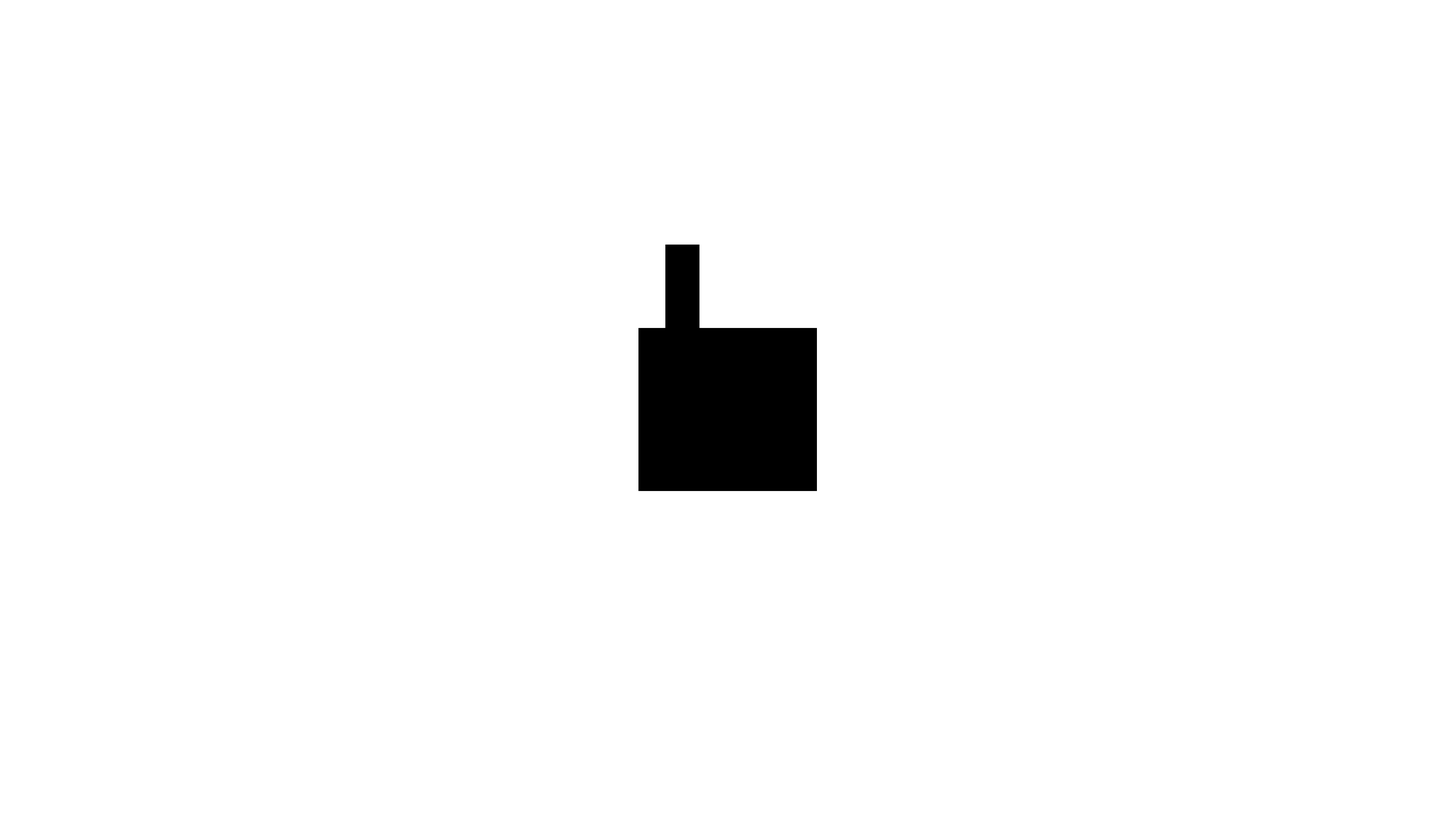
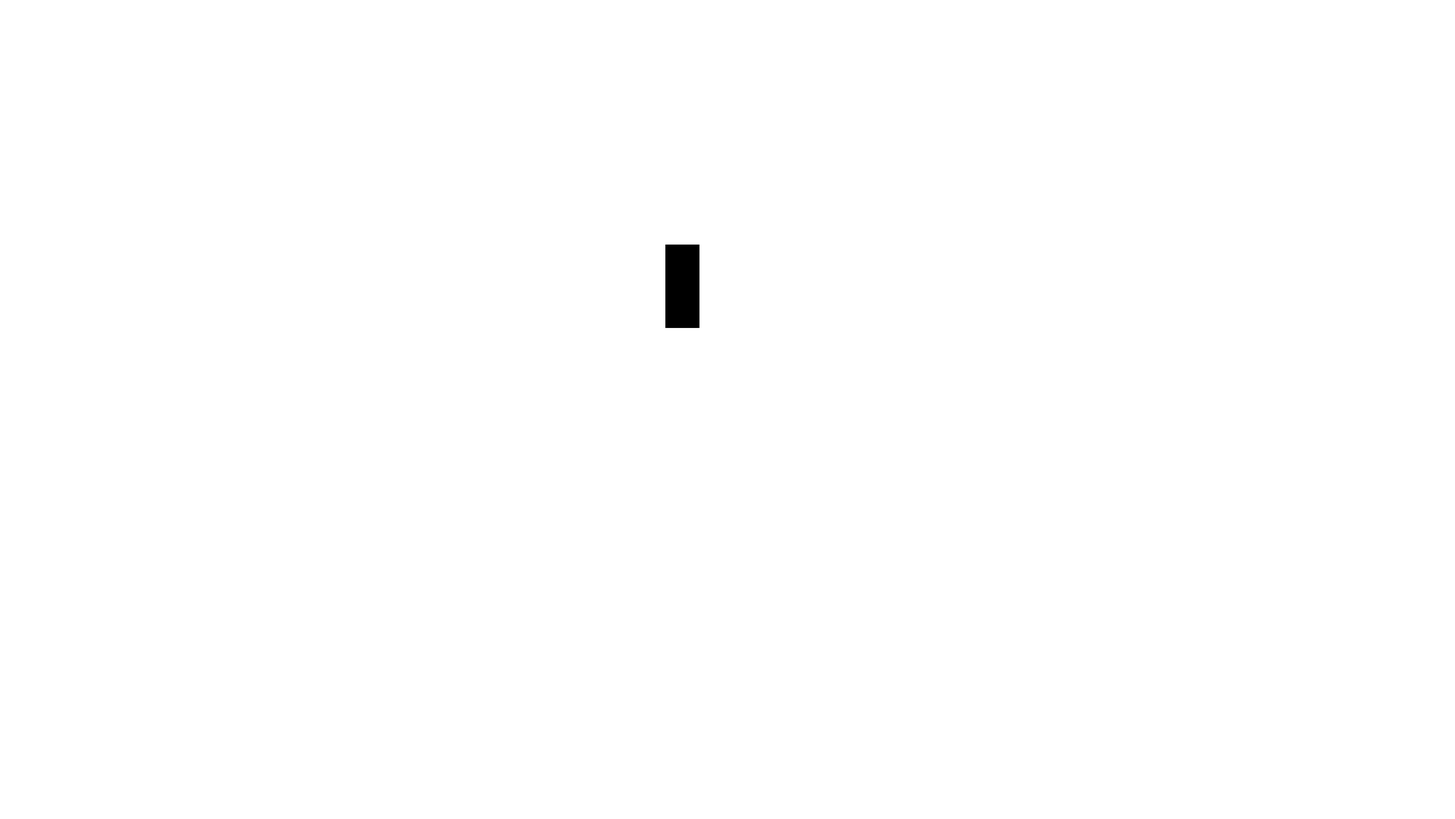
Layers edited between the first and the second 1455px x 819px image:
painted on "Ground1" over bbox(638, 327, 818, 491)
hid "Background" over bbox(638, 327, 818, 491)
